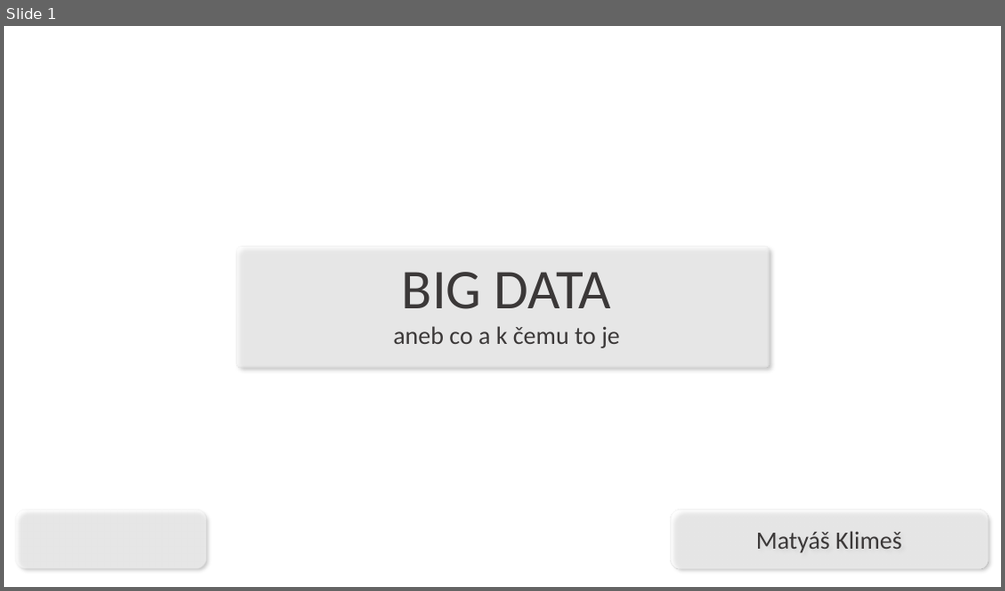
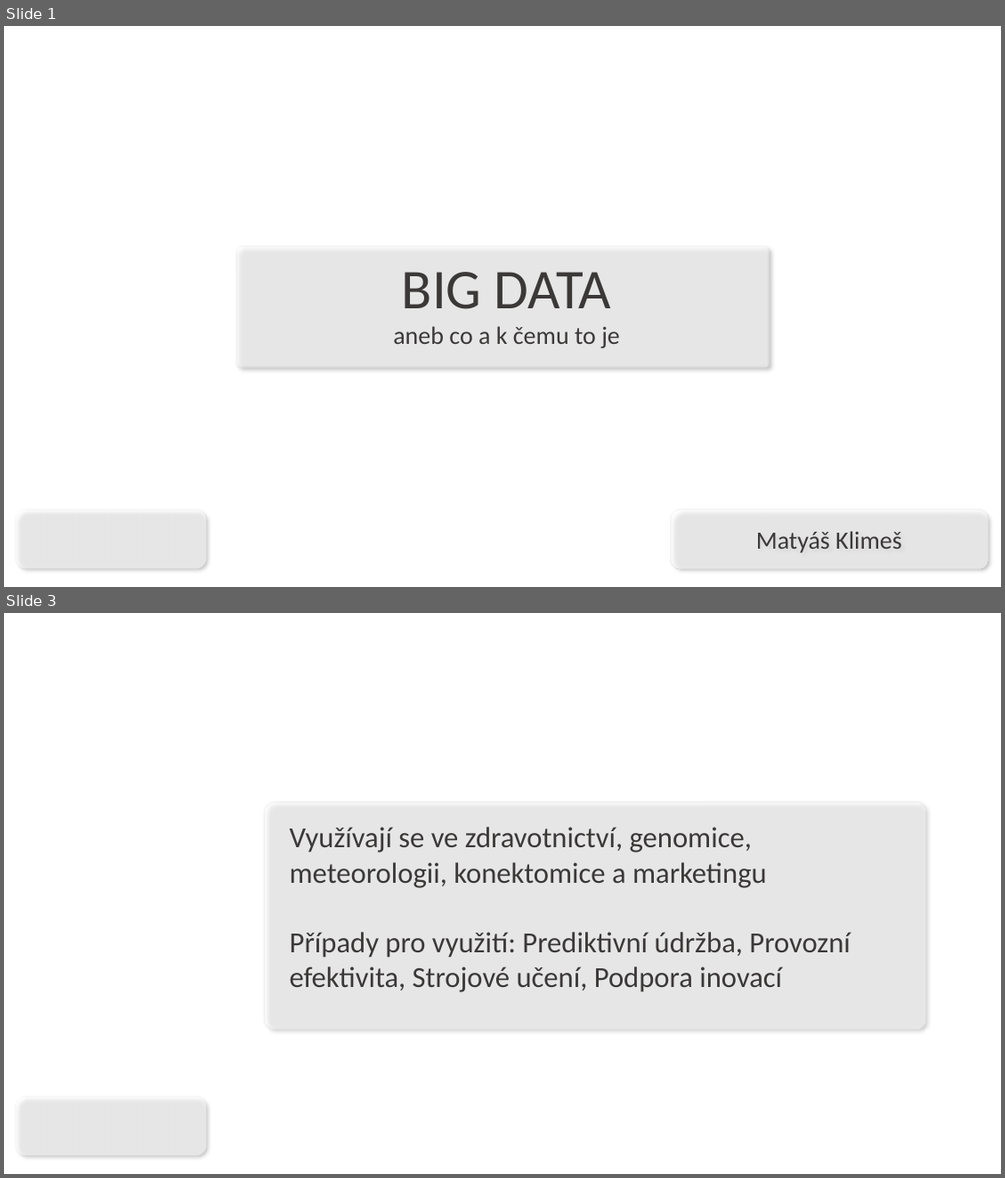
Before and after one commit to CZmatyasZERO/Big-data-prezentace, a slide deck: klimes.ppsx. Shown one above the other, each under a label of ours: slide 1 before the commit, slides 1 and 3 after it; the slides between them are not shown. The pictures are 1005x591 and 1005x1178 pixels, drawn with LibreOffice and Linux fonts; fonts in the diff are those of the drawing; background and template pictures are left out. Boxes give left, top, right and bottom in pixels: in the first picture for what was removed or moved away, otherwise in the second. Text is boxed around its words. In the diff, an @@ line names an element or a change of style, - is before the commit and + after.

```diff
--- a/klimes.ppsx
+++ b/klimes.ppsx
@@ slide 3 added at (x1=4, y1=613, x2=1001, y2=1174), background picture (left out); not listed: 1 template element that a slide beside it also shows @@
@@ rounded rectangle added at (x1=264, y1=802, x2=925, y2=1029), fill #FFFFFF at 60% opacity, outline #EAEAEA 1 pt @@
@@ text added at (x1=290, y1=827, x2=850, y2=992), 28 pt, text #3B3838 @@
+Využívají se ve zdravotnictví, genomice, meteorologii, konektomice a marketingu
+Případy pro využití: Prediktivní údržba, Provozní efektivita, Strojové učení, Podpora inovací
```
Also in this commit, not shown: 1 slide changed, 4 other slides added, 5 slides removed, 1 other file.
